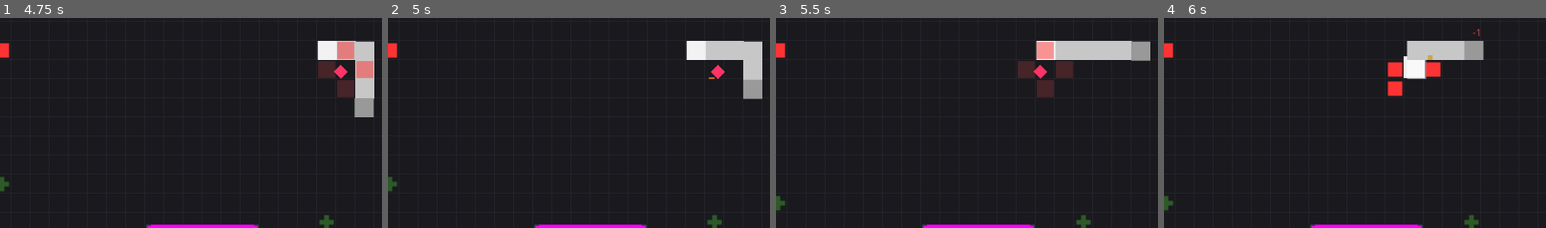
Above: before the commit, frames 1-4 (left to right).
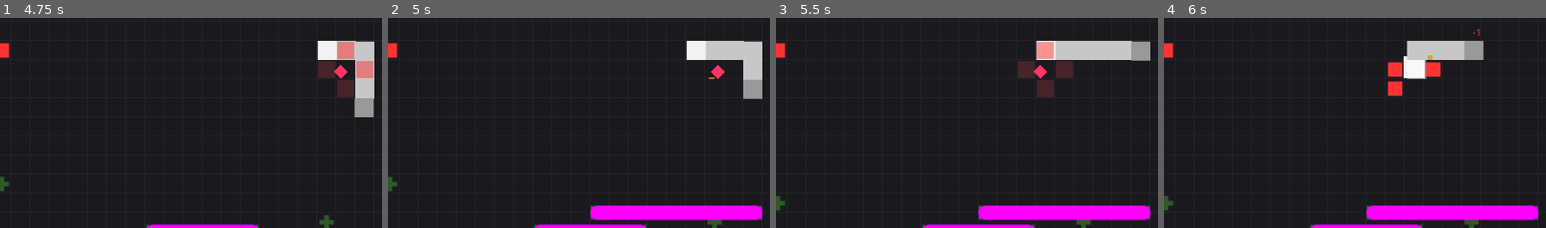
Above: after the commit, the same moments.

Repository: ztwosone/GreedySnake
Game: Godot game, scene res://scenes/main.tscn
Same seed, same stepped clock (60 frames per second), same inputs: the game is played once before the commit and once after it.
Inputs (mouse positions are % of the whole screen's width and height, from its top left):
- Up to frame 1 (4.75 s): click "开始游戏" at 0.5 s; tap Enter at 1.25, 1.35 s; move the mouse to (72, 45) at 1.27 s; hold D (move_right) 1.28-2.03 s; click (72, 45) at 1.42 s; tap Space at 1.52, 2.27, 3.77, 4.52 s; move the mouse to (30, 55) at 2.02 s; hold S (move_down) 2.03-2.78 s; tap 1 at 2.1 s; click (30, 55) at 2.17 s; move the mouse to (60, 28) at 2.77 s; hold D (move_right) 2.78-3.53 s; tap T at 2.85 s; click (60, 28) at 2.92 s; move the mouse to (45, 70) at 3.52 s; hold W (move_up) 3.53-4.28 s; tap N at 3.6 s; click (45, 70) at 3.67 s; move the mouse to (80, 65) at 4.27 s; hold A (move_left) from 4.28 s (still down); tap Y at 4.35 s; click (80, 65) at 4.42 s
- Up to frame 2 (5 s): keep holding A (move_left)
- Up to frame 3 (5.5 s): keep holding A (move_left); move the mouse to (20, 35) at 5.02 s; tap B at 5.1 s; click (20, 35) at 5.17 s; tap Space at 5.27 s
- Up to frame 4 (6 s): move the mouse to (55, 50) at 5.77 s; release A (move_left) at 5.78 s; hold S (move_down) from 5.78 s (still down); tap H at 5.85 s; click (55, 50) at 5.92 s
The pictures show only the part of the screen within x 24-74%, y 45-95%; the shares and areas given below are measured in that part.

Frame 1 is identical in both runs. In frame 2, 3.2% of the frame differs, in the area x 53-98%, y 89-97%; in frame 3, 3.2%; in frame 4, 3.2%.

Commit message:
004 T106: hint_system cognitive-light guidance
- ui/hint_system.gd 挂 main UILayer（跨 run 壳层 UI）：8 条首次事件 caption
  （first_food/hit/status/reward/resonance/shedskin/shop/pickup，文案全 presentation.hints）
- 底中 Build 条之上，hint_hold_sec(3.0) 后收起（track_tween 入 settle 语义）
- ≤1 概念/房间：room_entered 重置预算；被压掉的不标已见——下个房间再现
- 已见列表入 meta 存档 seen_hints 可选字段（get_seen_hints/mark_hint_seen，
  旧档缺键走默认，schema_version 1 兼容新增）；set_save_source duck-typed，
  get_meta_save() 每次取活档（boot 换档安全）
- JSON：presentation.hints 8 条文案 + ceremony.hint_hold_sec；设计 §14 同步
- 新套件 test_xp_hints
- 门禁：78/78 套件 4390/4390 + STRICT PASSED

Co-Authored-By: Claude Fable 5 <noreply@anthropic.com>

Diff:
--- /dev/null
+++ b/Project/Test/cases/test_xp_hints.gd
@@ -0,0 +1,111 @@
+extends RefCounted
+## Phase P T106: hint_system 认知轻度引导契约（presentation_design.md §8.8）
+## 无教程屏：首次事件 → 底中 caption chip 停留 hint_hold_sec；每条仅一次
+## （已见列表入 meta 存档，schema_version 1 兼容新增字段）；≤1 条新概念/房间
+## （被压掉的不标已见，下个房间另一次首次事件再现）；文案全部在 presentation.hints。
+
+const HINT_PATH: String = "res://ui/hint_system.gd"
+
+
+## meta 存档替身（duck-typed：get_seen_hints / mark_hint_seen）
+class StubSave:
+	var seen: Array = []
+	func get_seen_hints() -> Array:
+		return seen
+	func mark_hint_seen(hint_id: String) -> void:
+		if not seen.has(hint_id):
+			seen.append(hint_id)
+
+
+class StubRoot:
+	extends Node
+	var save = null
+	func get_meta_save():
+		return save
+
+
+func run(t) -> void:
+	_test_hints_config(t)
+	await _test_hint_flow(t)
+
+
+# === 文案全 JSON（§8.8/FR-001） ===
+func _test_hints_config(t) -> void:
+	var hints: Dictionary = ConfigManager.get_presentation_config().get("hints", {})
+	t.assert_true(hints.size() >= 6,
+		"[P106] hints covers the first-event set (got %d)" % hints.size())
+	for hint_id in hints:
+		t.assert_true(not str(hints[hint_id]).is_empty(),
+			"[P106] hint '%s' has non-empty copy" % hint_id)
+	for required in ["first_food", "first_hit", "first_reward", "first_resonance"]:
+		t.assert_true(hints.has(required), "[P106] hints has '%s'" % required)
+	t.assert_true(
+		float(ConfigManager.get_ceremony_config().get("hint_hold_sec", 0.0)) > 0.0,
+		"[P106] ceremony.hint_hold_sec > 0 (JSON)")
+
+
+# === 首次事件 → caption；仅一次；≤1/房间；已见入档 ===
+func _test_hint_flow(t) -> void:
+	t.assert_file_exists(HINT_PATH)
+	var script = load(HINT_PATH)
+	if script == null:
+		return
+	var stub_save := StubSave.new()
+	var root := StubRoot.new()
+	root.save = stub_save
+	t.add_child(root)
+
+	var hint: Control = script.new()
+	t.add_child(hint)
+	hint.set_save_source(root)
+
+	t.assert_false(hint.is_caption_visible(), "[P106] silent at birth")
+
+	# 首食 → caption 文案 = hints.first_food；显示即标已见（入档）
+	EventBus.snake_food_eaten.emit({"food": null, "position": Vector2i.ZERO,
+		"food_type": "normal"})
+	t.assert_true(hint.is_caption_visible(), "[P106] first food shows the caption")
+	var expected: String = str(ConfigManager.get_presentation_config() \
+		.get("hints", {}).get("first_food", ""))
+	t.assert_eq(hint.get_caption_text(), expected, "[P106] copy comes from JSON")
+	t.assert_true(stub_save.seen.has("first_food"), "[P106] shown hint persisted as seen")
+	hint.settle()
+	t.assert_false(hint.is_caption_visible(), "[P106] caption auto-hides after hold")
+
+	# ≤1 概念/房间：同房间第二个首次事件被压掉且不标已见
+	EventBus.snake_body_attacked.emit({"position": Vector2i.ZERO, "segment": null,
+		"enemy": null, "status_transferred": false})
+	t.assert_false(hint.is_caption_visible(),
+		"[P106] second concept in the same room is suppressed")
+	t.assert_false(stub_save.seen.has("first_hit"),
+		"[P106] suppressed hint NOT marked seen (gets another chance)")
+
+	# 新房间重置预算：同事件再来 → 这次显示
+	EventBus.room_entered.emit({"room_id": "combat_02", "room_type": "combat",
+		"intent_label": "战斗"})
+	EventBus.snake_body_attacked.emit({"position": Vector2i.ZERO, "segment": null,
+		"enemy": null, "status_transferred": false})
+	t.assert_true(hint.is_caption_visible(), "[P106] new room re-opens the budget")
+	t.assert_true(stub_save.seen.has("first_hit"), "[P106] now marked seen")
+	hint.settle()
+
+	# 每条仅一次：已见的首食不再现（跨房间也不再现）
+	EventBus.room_entered.emit({"room_id": "combat_03", "room_type": "combat",
+		"intent_label": "战斗"})
+	EventBus.snake_food_eaten.emit({"food": null, "position": Vector2i.ZERO,
+		"food_type": "normal"})
+	t.assert_false(hint.is_caption_visible(), "[P106] seen hint never repeats")
+
+	# 存档预置已见：换档后直接静默（跨进程语义经 meta save 字段）
+	var fresh := StubSave.new()
+	fresh.seen = ["first_reward"]
+	root.save = fresh
+	EventBus.room_entered.emit({"room_id": "reward_01", "room_type": "reward",
+		"intent_label": "奖励"})
+	EventBus.reward_presented.emit({"offer_id": "t106", "options": []})
+	t.assert_false(hint.is_caption_visible(),
+		"[P106] hints seen in a previous session stay silent")
+
+	hint.queue_free()
+	root.queue_free()
+	await t.get_tree().process_frame
--- a/Project/data/json/game_config.json
+++ b/Project/data/json/game_config.json
@@ -1328,7 +1328,8 @@
       "cause_hold_sec": 0.8,
       "victory_ring_token": "accent_shedskin",
       "room_banner_sec": 0.9,
-      "discovery_hold_sec": 2.0
+      "discovery_hold_sec": 2.0,
+      "hint_hold_sec": 3.0
     },
     "glyphs": {
       "_canvas_units": 16,
@@ -1437,7 +1438,16 @@
         "confirm": { "wave": "sine", "freq_start": 520, "freq_end": 780, "duration": 0.12, "attack": 0.005, "decay": 0.08, "noise_mix": 0.0, "volume": 0.5 }
       }
     },
-    "hints": {},
+    "hints": {
+      "first_food": "吃下食物会变长——长度就是生命",
+      "first_hit": "蛇身被咬住了——回头吃掉它，或者快跑",
+      "first_status": "状态会层层叠加——两种状态相遇就是反应",
+      "first_reward": "选一件——蛇的形态从此分岔",
+      "first_resonance": "相邻的鳞片在共鸣",
+      "first_shedskin": "蜕皮是货币——到商店里花掉它",
+      "first_shop": "进店看看——不买也能走",
+      "first_pickup": "拾取物带在身上就有效果"
+    },
     "death_causes": {
       "hit_boundary": "撞上了边界",
       "hit_self": "吞到了自己",
--- a/Project/scenes/main.gd
+++ b/Project/scenes/main.gd
@@ -2,6 +2,7 @@
 
 const _UnlockToastScript := preload("res://ui/unlock_toast.gd")
 const _CeremonyLayerScript := preload("res://ui/ceremony_layer.gd")
+const _HintSystemScript := preload("res://ui/hint_system.gd")
 
 @onready var title_screen: Control = $UILayer/TitleScreen
 @onready var game_over_screen: Control = $UILayer/GameOverScreen
@@ -15,6 +16,7 @@
 var _current_game_world: Node2D
 var _unlock_toast: Control
 var _ceremony_layer: Control
+var _hint_system: Control
 var _is_acceptance_mode: bool = false
 var _acceptance_level: int = 1  # 1 = L1, 2 = L2
 
@@ -41,6 +43,13 @@
 	_unlock_toast = _UnlockToastScript.new()
 	_unlock_toast.name = "UnlockToast"
 	$UILayer.add_child(_unlock_toast)
+
+	# Phase P T106（§8.8）：认知轻度引导——跨 run 壳层 UI，已见列表经 meta 根入档
+	_hint_system = _HintSystemScript.new()
+	_hint_system.name = "HintSystem"
+	$UILayer.add_child(_hint_system)
+	if meta_growth_root:
+		_hint_system.set_save_source(meta_growth_root)
 
 	# spec 003 M2：game_over 结算数据通路（统计/解锁/铸石文本行，编排归 S4）
 	if meta_growth_root and game_over_screen.has_method("set_summary_source"):
--- a/Project/systems/meta_growth/meta_save_system.gd
+++ b/Project/systems/meta_growth/meta_save_system.gd
@@ -116,6 +116,20 @@
 	return _data.get("unlocked_tails", []).duplicate()
 
 
+## §8.8 引导已见列表（T106）：可选字段——旧档缺键走默认空，schema_version 1 兼容
+func get_seen_hints() -> Array:
+	return _data.get("seen_hints", []).duplicate()
+
+
+func mark_hint_seen(hint_id: String) -> void:
+	var seen: Array = _data.get("seen_hints", [])
+	if seen.has(hint_id):
+		return
+	seen.append(hint_id)
+	_data["seen_hints"] = seen
+	save_to_disk()
+
+
 func reset() -> void:
 	_data = _default_data()
 
@@ -127,4 +141,5 @@
 		"unlocked_tails": ConfigManager.get_default_unlocked_tails().duplicate(),
 		"discovered_scales": [],
 		"legacy_stones": [],
+		"seen_hints": [],
 	}
--- /dev/null
+++ b/Project/ui/hint_system.gd
@@ -0,0 +1,117 @@
+extends "res://ui/kit/kit_panel.gd"
+## 认知轻度引导（SpecKit 004 Phase P T106，presentation_design.md §8.8）
+## 无教程屏：首次事件 → 底中一行 caption（hint_hold_sec 后收起）。
+## ≤1 条新概念/房间（被压掉的不标已见——下个房间另一次首次事件再现）；
+## 已见列表入 meta 存档（经 save_source.get_meta_save() 每次取活档——boot 换档安全）；
+## 文案全部在 presentation.hints（FR-001）。纯监听（§11.1 只听不驱动）。
+## 无 class_name：消费方一律按路径加载（ScriptingLeading 附录 C.8）。
+
+## hint_id → [触发信号, 过滤器（可空 Callable，收 payload 返回 bool）]
+## 文案在 JSON；事件绑定是代码契约（信号本身即代码侧概念）
+var _caption_label: Label
+var _save_source: Node = null
+var _shown_this_room: bool = false
+## 会话内已见缓存（无存档源时仍保证"每条仅一次"）
+var _session_seen: Dictionary = {}
+
+
+func _init() -> void:
+	super._init("hud")
+
+
+func _ready() -> void:
+	var layout: Dictionary = ConfigManager.get_layout_config()
+	var base_unit: float = float(layout.get("base_unit", 16))
+	var screen_margin: float = float(layout.get("screen_margin", 0))
+	# 底中、Build 状态条之上（条高 1.75bu + 边距）
+	anchor_left = 0.5
+	anchor_right = 0.5
+	anchor_top = 1.0
+	anchor_bottom = 1.0
+	offset_top = -(screen_margin + base_unit * 1.75 + base_unit * 2.0)
+	offset_bottom = -(screen_margin + base_unit * 1.75 + base_unit * 0.5)
+	mouse_filter = Control.MOUSE_FILTER_IGNORE
+	visible = false
+
+	_caption_label = Label.new()
+	_caption_label.name = "HintCaption"
+	_caption_label.theme_type_variation = "CaptionLabel"
+	_caption_label.horizontal_alignment = HORIZONTAL_ALIGNMENT_CENTER
+	_caption_label.vertical_alignment = VERTICAL_ALIGNMENT_CENTER
+	_caption_label.set_anchors_preset(Control.PRESET_FULL_RECT)
+	add_child(_caption_label)
+
+	EventBus.room_entered.connect(_on_room_entered)
+	EventBus.snake_food_eaten.connect(_make_handler("first_food"))
+	EventBus.snake_body_attacked.connect(_make_handler("first_hit"))
+	EventBus.status_applied.connect(_make_handler("first_status"))
+	EventBus.reward_presented.connect(_make_handler("first_reward"))
+	EventBus.resonance_activated.connect(_make_handler("first_resonance"))
+	EventBus.shop_entered.connect(_make_handler("first_shop"))
+	EventBus.pickup_collected.connect(_make_handler("first_pickup"))
+	EventBus.currency_changed.connect(_on_currency_changed)
+
+
+## 存档源注入（main 接 MetaGrowthRoot；duck-typed get_meta_save → 每次取活档）
+func set_save_source(source: Node) -> void:
+	_save_source = source
+
+
+func is_caption_visible() -> bool:
+	return visible
+
+
+func get_caption_text() -> String:
+	return _caption_label.text if _caption_label != null else ""
+
+
+func _make_handler(hint_id: String) -> Callable:
+	return func(_data: Dictionary) -> void: _try_show(hint_id)
+
+
+## first_shedskin 条件入口：真实蜕皮入账才算首次（reset/扣款不算）
+func _on_currency_changed(data: Dictionary) -> void:
+	if str(data.get("currency", "")) == "shedskin" and int(data.get("amount", 0)) > 0:
+		_try_show("first_shedskin")
+
+
+func _on_room_entered(_data: Dictionary) -> void:
+	_shown_this_room = false
+
+
+func _try_show(hint_id: String) -> void:
+	if _shown_this_room:
+		return  # §8.8：≤1 条新概念/房间——压掉的不标已见
+	if _session_seen.get(hint_id, false) or _persisted_seen(hint_id):
+		return
+	var text: String = str(ConfigManager.get_presentation_config() \
+		.get("hints", {}).get(hint_id, ""))
+	if text.is_empty():
+		return
+	_shown_this_room = true
+	_session_seen[hint_id] = true
+	_mark_persisted(hint_id)
+	_caption_label.text = text
+	visible = true
+	var tw: Tween = track_tween(create_tween())
+	tw.tween_interval(float(
+		ConfigManager.get_ceremony_config().get("hint_hold_sec", 0.0)))
+	tw.tween_callback(func() -> void: visible = false)
+
+
+func _persisted_seen(hint_id: String) -> bool:
+	var save = _get_save()
+	return save != null and save.get_seen_hints().has(hint_id)
+
+
+func _mark_persisted(hint_id: String) -> void:
+	var save = _get_save()
+	if save != null:
+		save.mark_hint_seen(hint_id)
+
+
+func _get_save():
+	if _save_source != null and is_instance_valid(_save_source) \
+			and _save_source.has_method("get_meta_save"):
+		return _save_source.get_meta_save()
+	return null
Not shown, added: Project/Test/cases/test_xp_hints.gd.uid
Not shown, added: Project/ui/hint_system.gd.uid
Not shown, changed: .specify/specs/004-presentation-experience/tasks.md
Not shown, changed: AgentOps/CurrentState.md
Not shown, changed: Designs/Interactive/presentation_design.md
Not shown, changed: TechDocs/QuickReference.md
